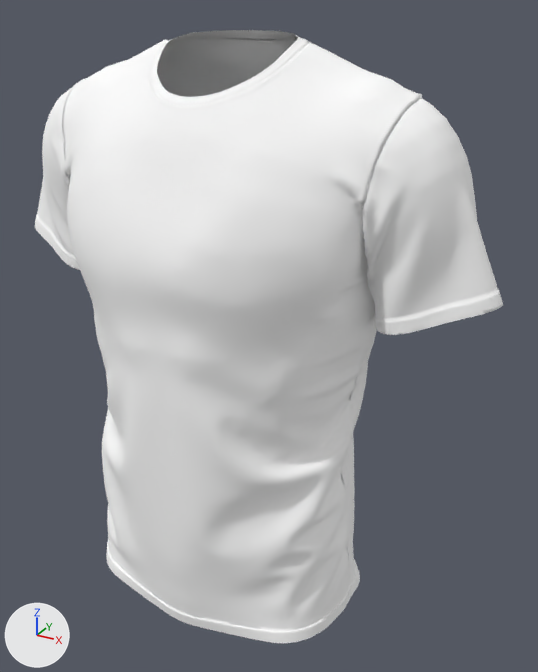
Two versions of the glTF model public/TshirtPajaro_.glb, one commit apart.
One viewpoint serves both versions: a 50 mm lens placed at (0.453, -0.715, 0.721), pointed at (0.045, 0.027, 0.351). The axes (+X, +Y, +Z) are drawn at lower left. The lights are the same throughout. The picture after the commit comes second. Where no turn or scale is listed for an object, it has been applied to the vertices. Vertices at exactly the same position are counted once.

In view in the first picture: 'Object_4_Object_0'.
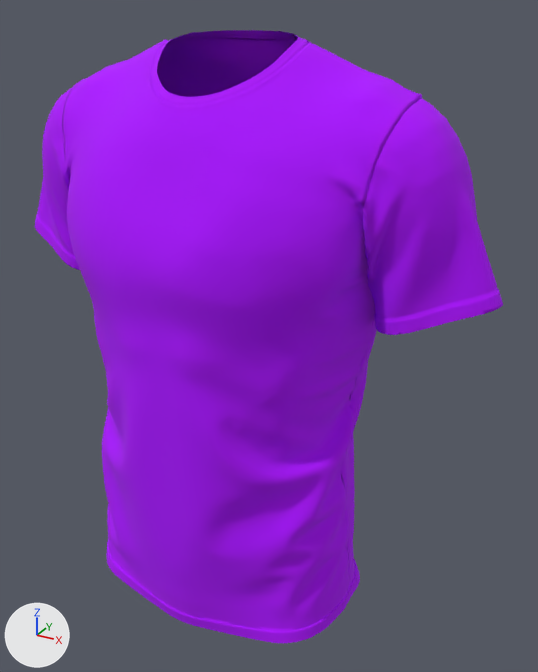
What differs and where, as boxes [x1, y1, x2, y2] in the pictures (538 x 672 px; the box of a moved part takes in the faces that stretch with it):
part 1 of me_object_4_object_0, moved or reshaped: [357, 201, 392, 323] in both
part 2 of me_object_4_object_0, recoloured (white to purple): [35, 30, 503, 643] in both

Diff of the bpy script that builds the scene:
```diff
--- a/public/TshirtPajaro_.glb.py
+++ b/public/TshirtPajaro_.glb.py
@@ mat_material_001 @@
+mat_material_001 = principled_material('material.001')
+mat_material_001.base_color = (0.422, 0.0, 1.0)  # purple #ae00ff
+mat_material_001.roughness = 1.0
@@ me_object_4_object_0 @@
 # used by ob_object_4_object_0; location = (0.0, 0.0, 0.0)
-me_object_4_object_0.from_pydata(...)  # 36550 vertices, 72727 faces; spans x -0.32..0.32, y -0.143..0.146, z 0.0..0.699
+me_object_4_object_0.from_pydata(...)  # 36559 vertices, 72757 faces; spans x -0.32..0.32, y -0.143..0.146, z 0.0..0.699
+# me_object_4_object_0 part 1
+# 14 vertices are removed from x 0.178..0.191, y -0.053..0.003, z 0.494..0.549
+# 93 faces are deleted
+# 6 vertices in x 0.181..0.189, y -0.043..0.042, z 0.439..0.521 move by (0.001, 0.0, 0.0)
+# 4 vertices in x 0.181..0.188, y -0.022..0.054, z 0.434..0.5 move by (0.002, 0.0, 0.0)
+# 13 vertices move from x 0.181..0.213, y -0.049..0.059, z 0.422..0.54 to x 0.18..0.213, y -0.049..0.059, z 0.422..0.54
+# 23 vertices are added at x 0.181..0.193, y -0.053..0.009, z 0.491..0.549
+# 113 new faces join them
+# me_object_4_object_0 part 2: 72625 faces spanning x -0.32..0.32, y -0.143..0.146, z 0.0..0.699 switch from mat_material (white #ffffff) to mat_material_001 (purple #ae00ff)
+# other edits to the shape of me_object_4_object_0 do not show in these pictures
```
